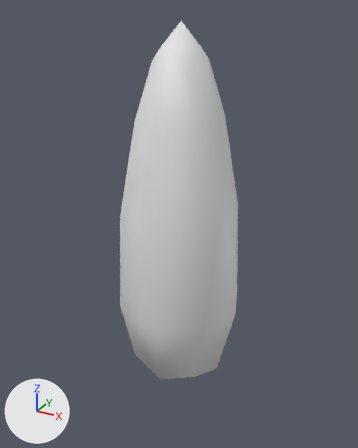
Two versions of the glTF model resources/bud.glb, one commit apart.
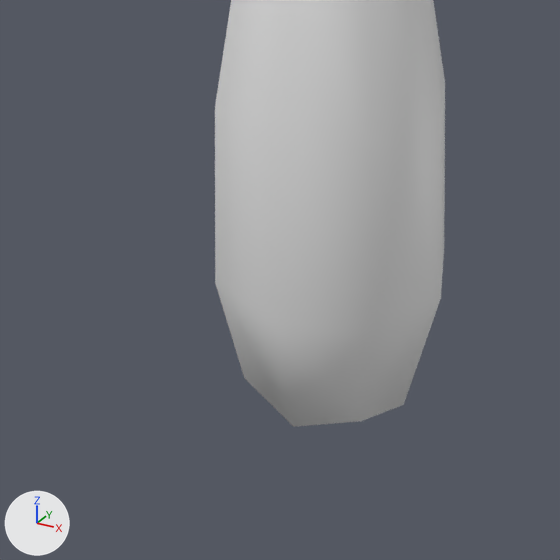
Old and new are each drawn whole from a camera (50 mm lens) standing at (0.0991, -0.1819, 0.1438) and looking at (-0.004, 0.0056, 0.0501) and again close up on the part from 3% to 83% of the width and 36% to 100% of the height. Every picture has the same lights, and +X, +Y and +Z are marked at lower left. Vertices at the same position are counted once.
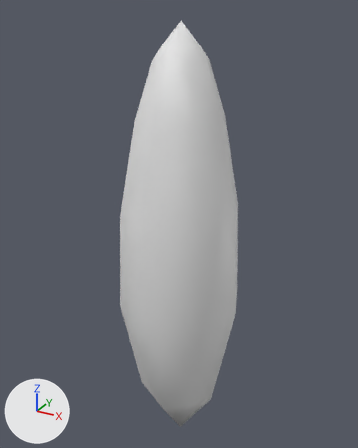
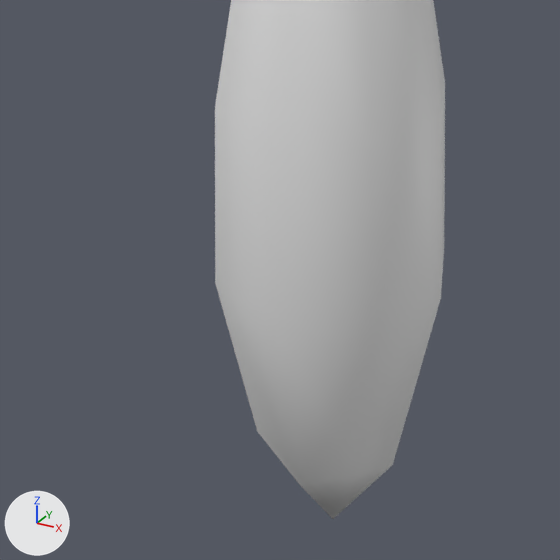
The newer file is also rescaled (x0.1), turned or shifted as a whole; pictures and numbers use the older file's frame.

What differs and where, as boxes (x1, y1, x2, y2) in the close-ups (560 x 560 px; the box of a moved part takes in the faces that stretch with it):
```json
{"object": "Cube", "change": "reshaped", "before": [215, 0, 445, 427], "after": [215, 0, 445, 519]}
{"part": 1, "of": "me_cube_001", "change": "moved or reshaped", "before": [215, 283, 440, 427], "after": [215, 283, 441, 519]}
```

Edits to the scene script, one JSON object a line:
```json
{"block": "me_cube_001", "where": "me_cube_001.from_pydata(...)  # 42 vertices, 80 faces; spans x -0.029..0.029, y -0.029..0.029, z -0.033..0.139"}
{"block": "me_cube_001", "where": "# used by ob_cube; location = (0.0, 0.0, 0.0)"}
{"block": "me_cube_001", "change": "me_cube_001 part 1"}
{"op": "set", "path": "me_cube_001.vertices[1].co", "old": "(0.017, 0.017, -0.015)", "new": "(0.015, 0.015, -0.033)"}
{"op": "set", "path": "me_cube_001.vertices[3].co", "old": "(0.017, -0.017, -0.015)", "new": "(0.015, -0.015, -0.033)", "note": "pixel (361, 421) -> pixel (356, 470)"}
{"op": "set", "path": "me_cube_001.vertices[5].co", "old": "(-0.017, 0.017, -0.015)", "new": "(-0.015, 0.015, -0.033)"}
{"op": "set", "path": "me_cube_001.vertices[7].co", "old": "(-0.017, -0.017, -0.015)", "new": "(-0.015, -0.015, -0.033)", "note": "pixel (244, 378) -> pixel (257, 431)"}
{"op": "set", "path": "me_cube_001.vertices[13].co", "old": "(0.0, -0.02, -0.021)", "new": "(0.0, -0.018, -0.042)", "note": "pixel (293, 426) -> pixel (299, 484)"}
{"op": "set", "path": "me_cube_001.vertices[17].co", "old": "(0.0, 0.02, -0.021)", "new": "(0.0, 0.018, -0.042)"}
{"op": "set", "path": "me_cube_001.vertices[18].co", "old": "(-0.02, 0.0, -0.021)", "new": "(-0.018, 0.0, -0.042)"}
{"op": "set", "path": "me_cube_001.vertices[23].co", "old": "(0.02, 0.0, -0.021)", "new": "(0.018, 0.0, -0.042)", "note": "pixel (403, 404) -> pixel (392, 465)"}
{"op": "set", "path": "me_cube_001.vertices[32].co", "old": "(0.0, 0.0, -0.033)", "new": "(0.0, 0.0, -0.07)", "note": "not seen -> pixel (333, 519)"}
```
